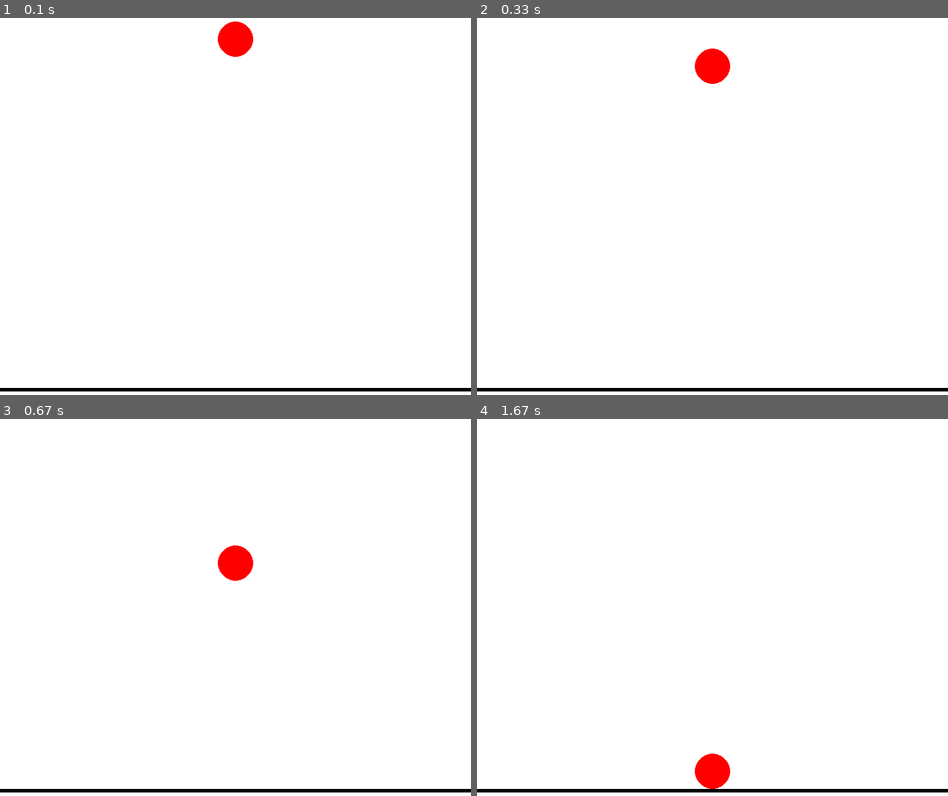
Above: before the commit, frames 1-4 (two rows, left to right).
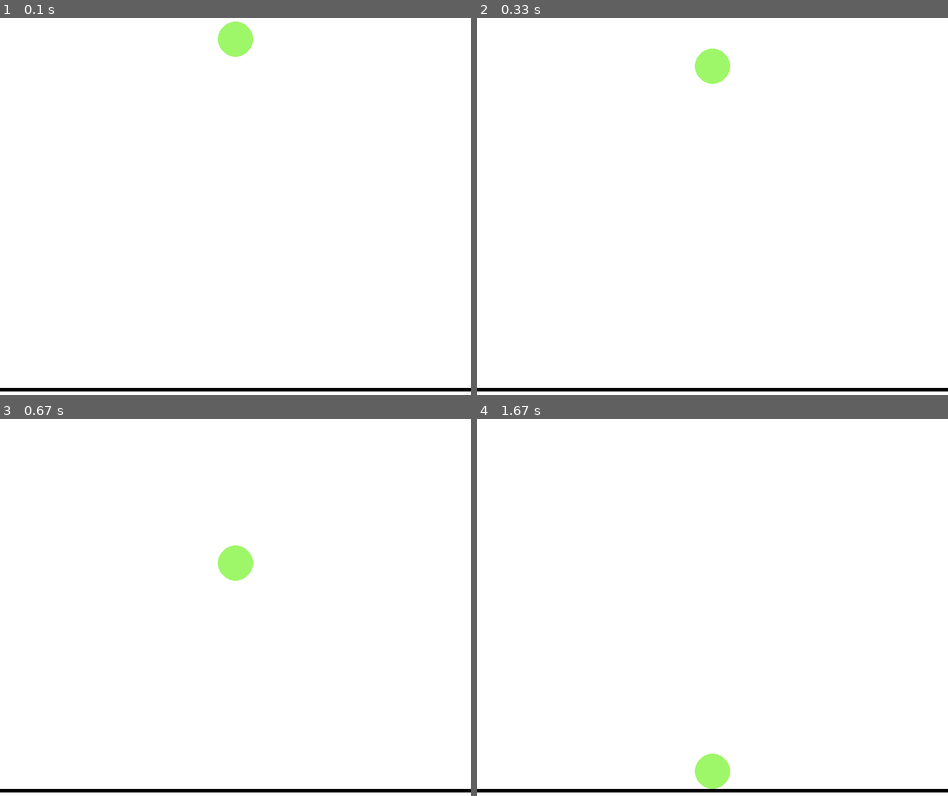
Above: after the commit, the same moments.

Repository: Paulineli/PhysCS231N
Game: pygame game, started from Data_Generation/free_fall.py
Two runs of this game, one before a commit and one after it. Both use one fixed random seed, a clock stepped at 60 frames per second and the inputs below.
Inputs:
- Up to frame 1 (0.1 s): no input
- Up to frame 2 (0.33 s): no input
- Up to frame 3 (0.67 s): no input
- Up to frame 4 (1.67 s): no input

The runs differ from the first frame. In frame 1, 0.5% of the frame differs, in the area x 46-54%, y 0-11%; in frame 2, 0.5%; in frame 3, 0.5%; in frame 4, 0.5%.

Commit message:
created green tennis video

Diff:
--- a/Data_Generation/free_fall.py
+++ b/Data_Generation/free_fall.py
@@ -27,7 +27,7 @@
 space.gravity = GRAVITY
 START_POSITION = (400, 750)  # Starting position of the body
 BACKGROUND_COLOR = (255, 255, 255)  # Background color for the simulation
-OBJECT_COLOR = (255, 0, 0)  # Color of the falling object
+OBJECT_COLOR = (158, 247, 105)  # Color of the falling object
 
 # Initialize the Falling Object
 body = pymunk.Body()
@@ -88,7 +88,7 @@
     clip = ImageSequenceClip.ImageSequenceClip(frame_files, fps=FPS)
 
     # Write video file
-    output_filename = "free_fall_simulation.mp4"
+    output_filename = "free_fall_simulation_green_tennis.mp4"
     clip.write_videofile(output_filename, codec='libx264')
 
     print(f"Video saved as: {output_filename}")
Not shown, changed: .DS_Store
Not shown, added: free_fall_simulation_green_tennis.mp4
